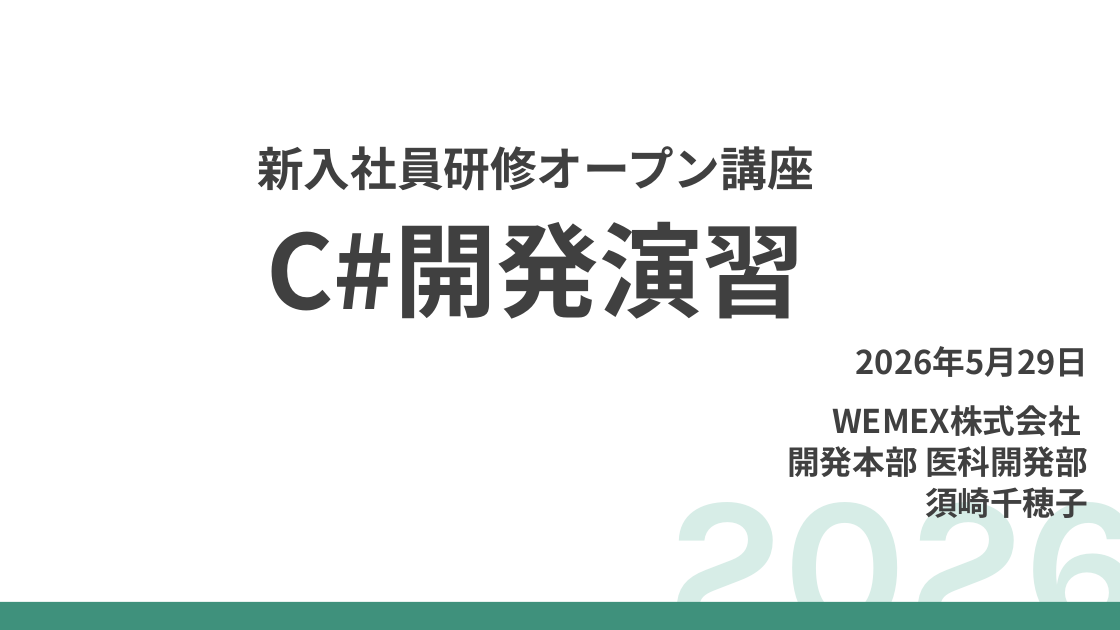
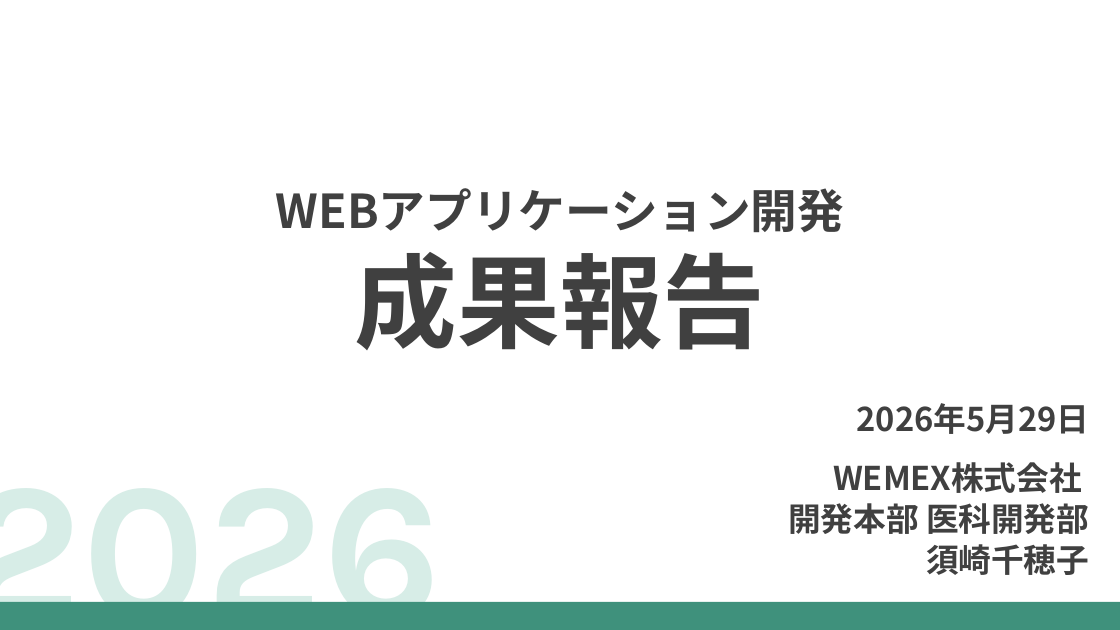
Before and after one commit to Suzaki-0420/csharp_training_202605, a slide deck: slide 1 of docs/04_presentation/開発演習プレゼン_須崎千穂子.pptx. Drawn at 1120x630 pixels with LibreOffice and Linux fonts; fonts in the diff are those of the drawing. Boxes give left, top, right and bottom in pixels: in the first picture for what was removed or moved away, otherwise in the second. Text is boxed around its words. In the diff, an @@ line names an element or a change of style, - is before the commit and + after.

```diff
--- a/docs/04_presentation/開発演習プレゼン_須崎千穂子.pptx
+++ b/docs/04_presentation/開発演習プレゼン_須崎千穂子.pptx
@@ text at box(276, 188, 844, 350): text changed @@
-新入社員研修オープン講座
-C#開発演習
+WEBアプリケーション開発
+成果報告
@@ text "2026" rewrapped from box(607, 432, 1120, 630) to box(0, 601, 441, 630) @@
@@ text "2026年5月29日": place and size @@
-text "2026年5月29日" at box(856, 346, 1089, 377)
+text "2026年5月29日" at box(857, 403, 1090, 434)
@@ text "WEMEX株式会社": place and size @@
-text "WEMEX株式会社" at box(787, 405, 1088, 518)
+text "WEMEX株式会社" at box(788, 462, 1089, 575)
```
Also in this commit, not shown: 4 other files.
